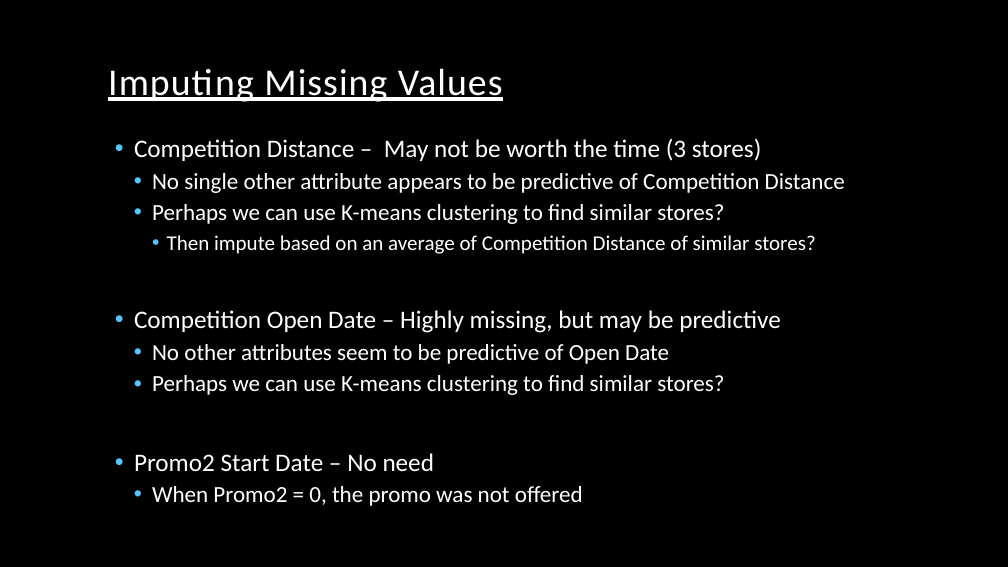
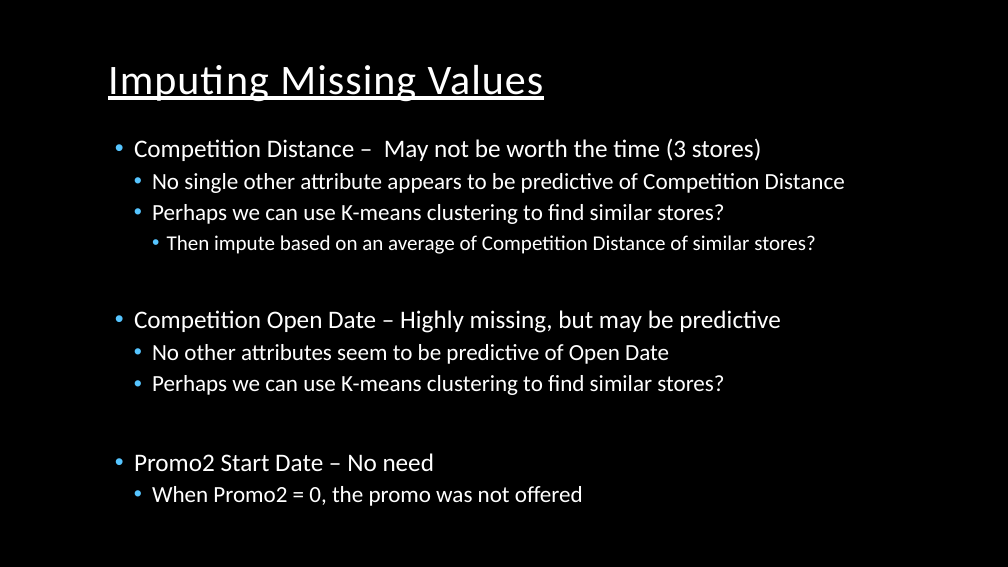
Before and after one commit to Nashavi/Rossman-Sales-Predition, a slide deck: slide 7 of Rossman Project.pptx. Drawn at 1008x567 pixels with LibreOffice and Linux fonts; fonts in the diff are those of the drawing; background and template pictures are left out. Boxes give left, top, right and bottom in pixels: in the first picture for what was removed or moved away, otherwise in the second. Text is boxed around its words. In the diff, an @@ line names an element or a change of style, - is before the commit and + after.

```diff
--- a/Rossman Project.pptx
+++ b/Rossman Project.pptx
@@ title "Imputing Missing Values" at box(108, 65, 544, 102): size 36 to 40 pt @@
```
Also in this commit, not shown: 3 other slides changed, 2 slides added, 1 slide removed.
